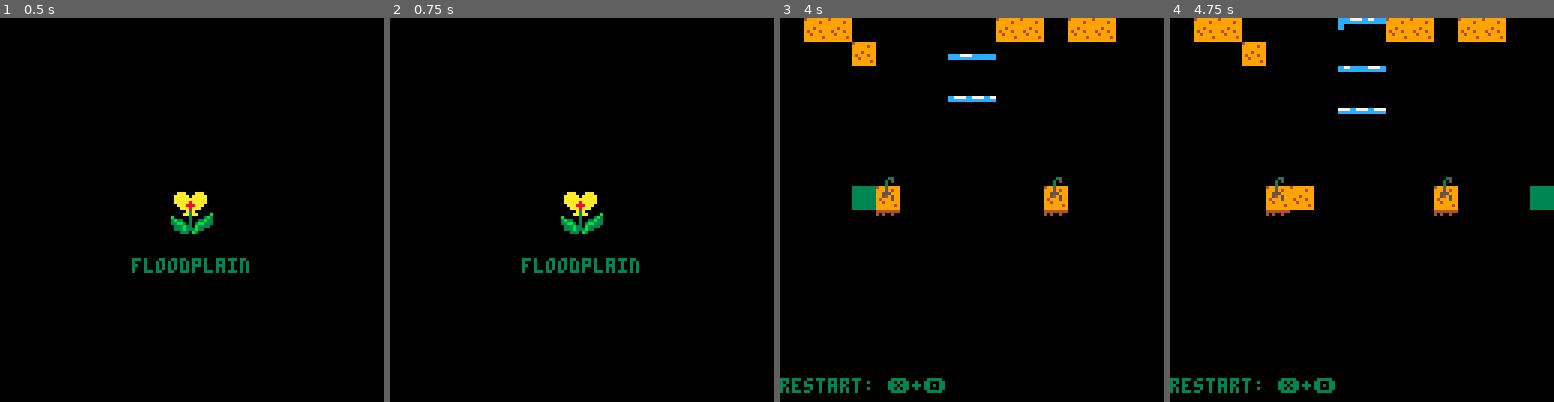
Above: before the commit, frames 1-4 (left to right).
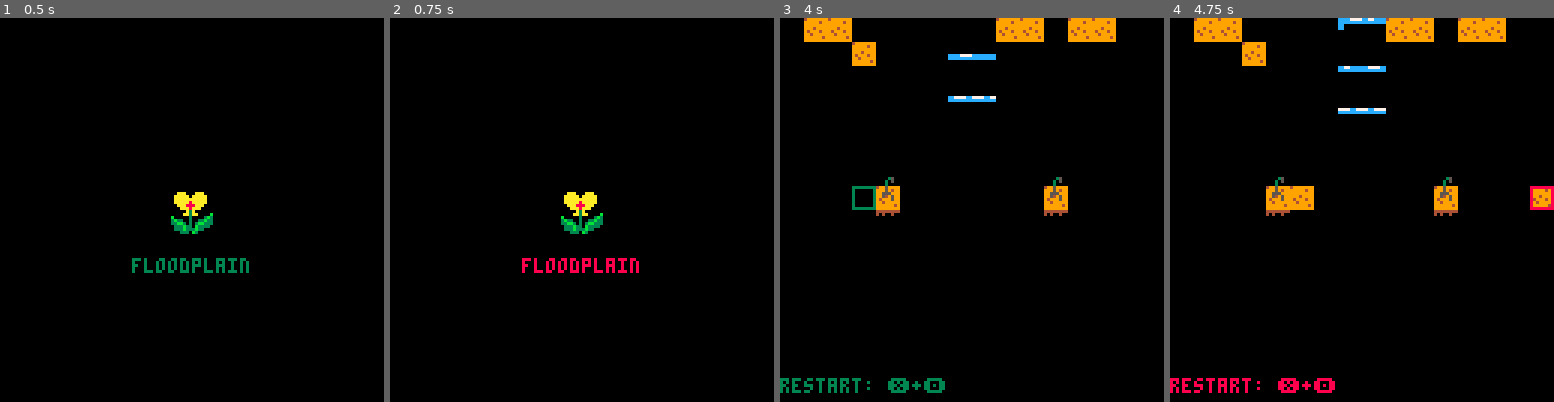
Above: after the commit, the same moments.

Repository: t-mw/herbarium
Game: PICO-8 cartridge ld38.p8
The game is run twice, just before and just after one commit, with the same random seed, the same clock (stepped at 60 frames per second) and the same inputs.
Inputs:
- Up to frame 1 (0.5 s): tap X (X key) at 0.33 s
- Up to frame 2 (0.75 s): tap O (Z key) at 0.7 s
- Up to frame 3 (4 s): tap X (X key) at 1.07, 1.85, 2.97 s; hold Right 1.6-2.1 s; tap O (Z key) every 0.4 s from 1.7 to 3.7 s; hold Up 2.15-2.42 s; hold Right 2.47-3.03 s; hold Left 3.08-3.58 s; hold Down 3.63-3.97 s
- Up to frame 4 (4.75 s): hold Right 4.02-4.68 s; tap X (X key) at 4.08 s; tap O (Z key) at 4.1, 4.5 s; hold Up from 4.73 s (still down)

Frame 1 is identical in both runs. In frame 2, 0.6% of the frame differs, in the area x 34-65%, y 62-67%; in frame 3, 0.2%; in frame 4, 1.1%, in the area x 0-100%, y 43-98%.

Commit message:
Improve cursor

Diff:
--- a/ld38.p8
+++ b/ld38.p8
@@ -224,6 +224,13 @@
   end
 
   return wetness
+end
+
+function can_place_at(cell_x, cell_y)
+  local map_x, map_y = cell_to_map_pos(user_map, cell_x, cell_y)
+
+  return are_cell_voxels_empty(cell_x, cell_y) and
+    not fget(mget(map_x, map_y), sprite_flag.is_frozen)
 end
 
 function set_cell_voxels(cell_x, cell_y, set_to)
@@ -437,8 +444,6 @@
     state_cell_y = min(state_cell_y + 1, cell_dim_y)
   end
 
-  local map_x, map_y = cell_to_map_pos(user_map, state_cell_x, state_cell_y)
-
   if btn(4) and btn(5) then
     if not state_restarting then
       state_restarting = true
@@ -448,10 +453,10 @@
     state_restarting = false
   end
 
+  local map_x, map_y = cell_to_map_pos(user_map, state_cell_x, state_cell_y)
+
   if not state_restarting then
-    if btn(4) and
-      are_cell_voxels_empty(state_cell_x, state_cell_y) and
-    not fget(mget(map_x, map_y), sprite_flag.is_frozen) then
+    if btn(4) and can_place_at(state_cell_x, state_cell_y) then
 
       set_cell_voxels(state_cell_x, state_cell_y, voxel_type.solid)
       mset(map_x, map_y, sprite.earth1)
@@ -559,7 +564,7 @@
 function draw_cell(x_cell, y_cell, clr)
   local x1, y1 = get_cell_screen_pos(x_cell, y_cell)
   local x2, y2 = get_cell_screen_pos(x_cell + 1, y_cell + 1)
-  rectfill(x1, y1, x2 - 1, y2 - 1, clr)
+  rect(x1, y1, x2 - 1, y2 - 1, clr)
 end
 
 function draw_map(map_id)
@@ -610,7 +615,11 @@
 
   draw_map(user_map)
 
-  draw_cell(state_cell_x, state_cell_y, 3)
+  if can_place_at(state_cell_x, state_cell_y) then
+    draw_cell(state_cell_x, state_cell_y, 3)
+  else
+    draw_cell(state_cell_x, state_cell_y, 8)
+  end
 
   draw_restart_message(0, 120)
 
